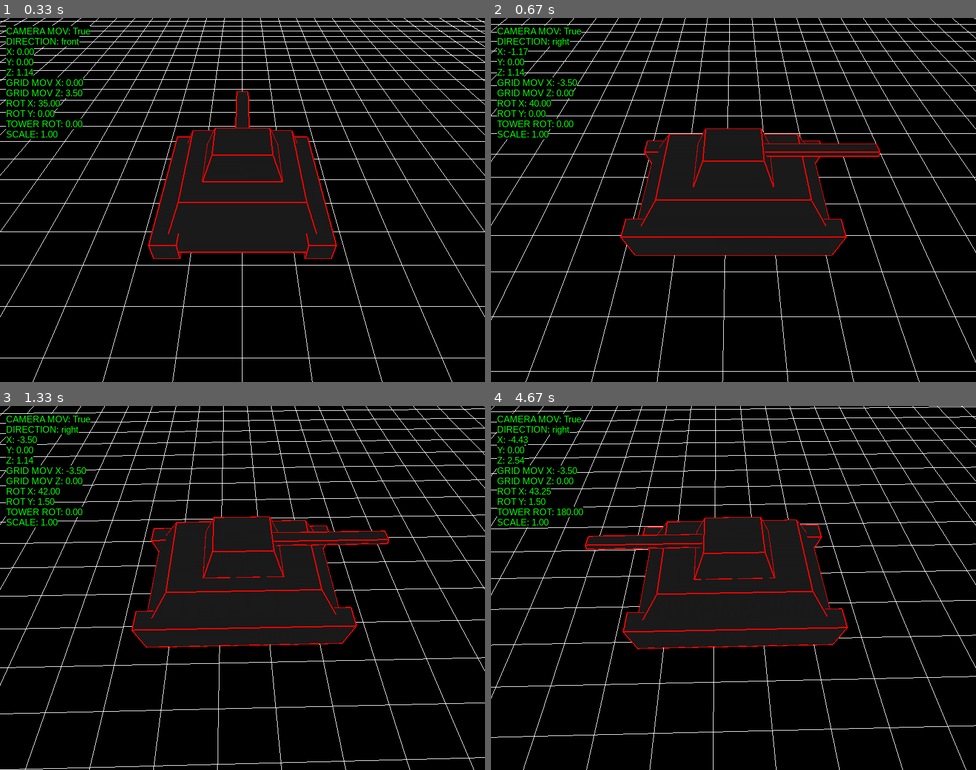
Above: before the commit, frames 1-4 (two rows, left to right).
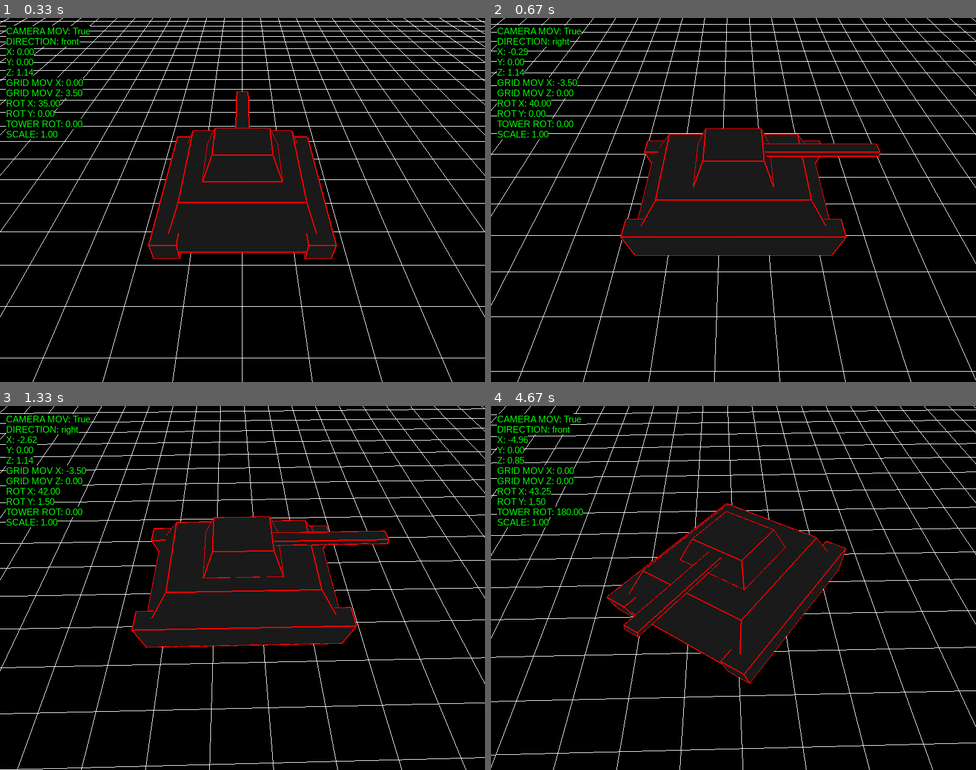
Above: after the commit, the same moments.

Repository: antonioam82/tank_controller
Game: pygame game, started from tank_demo_vb.py
The game is run twice, just before and just after one commit, with the same random seed, the same clock (stepped at 60 frames per second) and the same inputs.
Inputs:
- Up to frame 1 (0.33 s): no input
- Up to frame 2 (0.67 s): hold F from 0.33 s (still down); hold Right from 0.33 s (still down)
- Up to frame 3 (1.33 s): release F at 0.8 s; release Right at 0.8 s; tap T at 0.83 s; tap C at 1.17 s
- Up to frame 4 (4.67 s): hold Right 1.5-1.97 s; tap G at 1.65, 2.98, 3.55 s; hold Up 2-2.3 s; hold Right 2.33-2.8 s; hold Left 2.83-3.37 s; hold Down 3.4-3.7 s; tap F at 3.47, 3.8, 4.1, 4.23, 4.63 s; hold Left 3.73-4.13 s; tap V at 3.88 s; hold Up 4.17-4.53 s; hold Right from 4.57 s (still down)

Frame 1 is identical in both runs. In frame 2, 2.5% of the frame differs, in the area x 0-100%, y 0-100%; in frame 3, 2.4%; in frame 4, 13%.

Commit message:
Implementado giro para cambio de direccion

Diff:
--- a/tank_demo_vb.py
+++ b/tank_demo_vb.py
@@ -209,6 +209,15 @@
 
     hide_info = False
 
+    #------------------------------------------------------
+    DIRECTION_ANGLE = {
+        'front': 180,
+        'right': 90,
+        'back': 0,
+        'left': 270
+    }
+    #------------------------------------------------------
+
     act_anim = False
     cen_counter = 0.0
     dest_scale = 0.81
@@ -236,6 +245,13 @@
     #---------------------------------------
     rotating = False
     moving = True
+    model_angle = 180.0
+    target_angle = 180.0
+    rotation_speed = 3.0
+    y_tower = 0.0
+    direction = 'front'
+    new_direction = 'front'
+
     #---------------------------------------
 
     bullets = []
@@ -319,33 +335,33 @@
                 elif e.key == K_UP:
                     #grid_mov_z = tank_speed #0.0500 * dt
                     #grid_mov_x = 0.0000
-                    moving = True
-                    model_angle = 180
-                    direction = 'front'
+                    moving = False
+                    #model_angle = 180
+                    new_direction = 'front'
                     stop_rate_x = stop_rate_z = 0.0000
 
                 elif e.key == K_DOWN:
                     #grid_mov_z = -tank_speed #-0.0500 #-0.10000
                     #grid_mov_x = 0.0000
                     moving = True
-                    model_angle = 0
-                    direction = 'back'
+                    #model_angle = 0
+                    new_direction = 'back'
                     stop_rate_x = stop_rate_z = 0.0000
 
                 elif e.key == K_LEFT:
                     #grid_mov_x = tank_speed #0.0500
                     #grid_mov_z = 0.0000
                     moving = True
-                    model_angle = -90
-                    direction = 'left'
+                    #model_angle = -90
+                    new_direction = 'left'
                     stop_rate_x = stop_rate_z = 0.0000
 
                 elif e.key == K_RIGHT:
                     #grid_mov_x = -tank_speed #-0.05000
                     #grid_mov_z = 0.0000
                     moving = True
-                    model_angle = 90
-                    direction = 'right'
+                    #model_angle = 90
+                    new_direction = 'right'
                     stop_rate_x = stop_rate_z = 0.0000
 
                 elif e.key == K_b:
@@ -510,6 +526,21 @@
 
         ###############################################################
 
+        if new_direction != direction:
+           target_angle = DIRECTION_ANGLE[new_direction]
+           rotating = True
+           grid_mov_x = grid_mov_z = 0.0
+
+
+        if rotating:
+            diff = (target_angle - model_angle + 180) % 360 -180
+            if abs(diff) < rotation_speed:
+                model_angle = target_angle
+                rotating = False
+                direction = new_direction
+            else:
+                model_angle += rotation_speed * (1 if diff > 0 else -1)
+
         if not rotating and moving:
             rad = math.radians(model_angle)
             if direction in ['front', 'back']:
